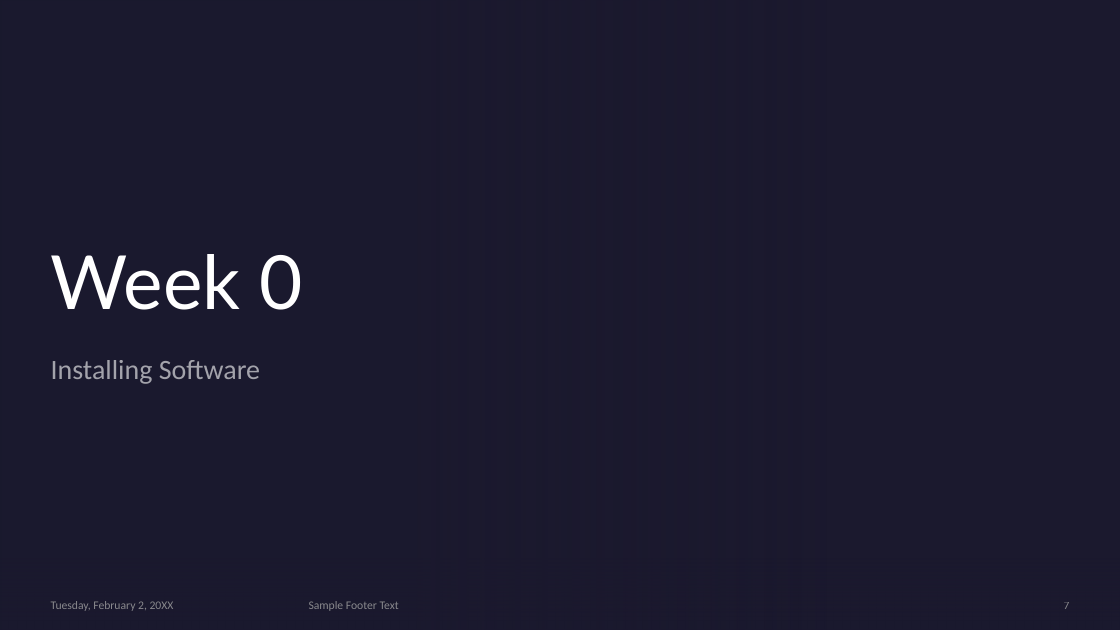
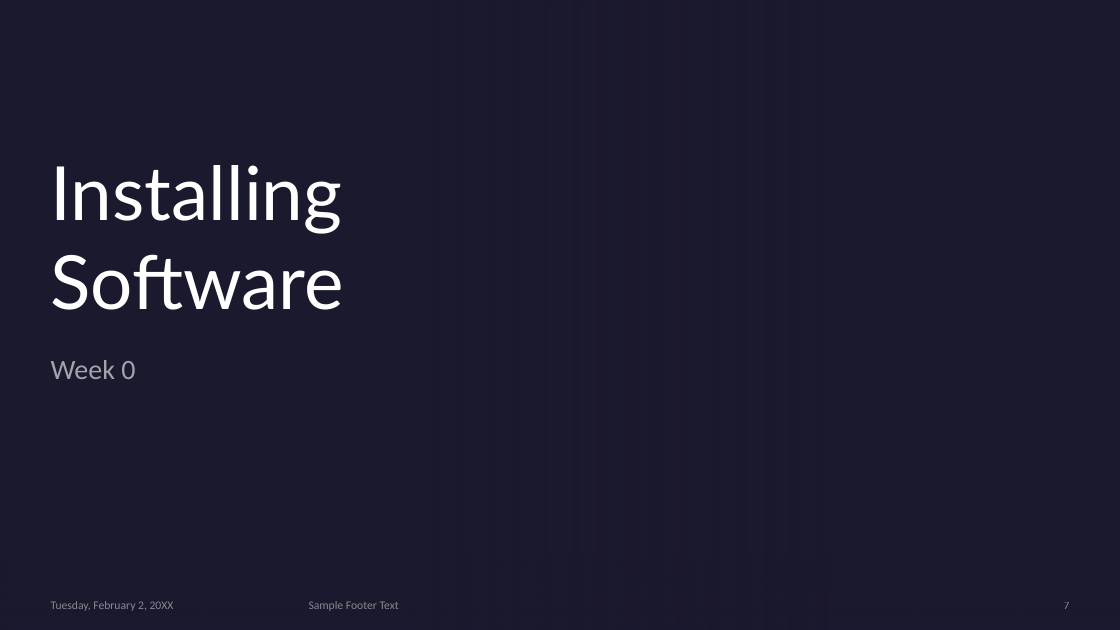
Before and after one commit to MonashDeepNeuron/HPP, a slide deck: slide 7 of content/week0/slides/week0.pptx. Drawn at 1120x630 pixels with LibreOffice and Linux fonts; fonts in the diff are those of the drawing; background and template pictures are left out. Boxes give left, top, right and bottom in pixels: in the first picture for what was removed or moved away, otherwise in the second. Text is boxed around its words. In the diff, an @@ line names an element or a change of style, - is before the commit and + after.

Commit message:
Added all the content for software installation

```diff
--- a/content/week0/slides/week0.pptx
+++ b/content/week0/slides/week0.pptx
@@ title at <box>51,165,344,310</box>: text changed @@
-Week 0
+Installing Software
@@ subtitle at <box>51,360,135,379</box>: text changed @@
-Installing Software
+Week 0
```
Also in this commit, not shown: 3 other slides changed, 2 slides added, 6 slides removed, 16 other files.
